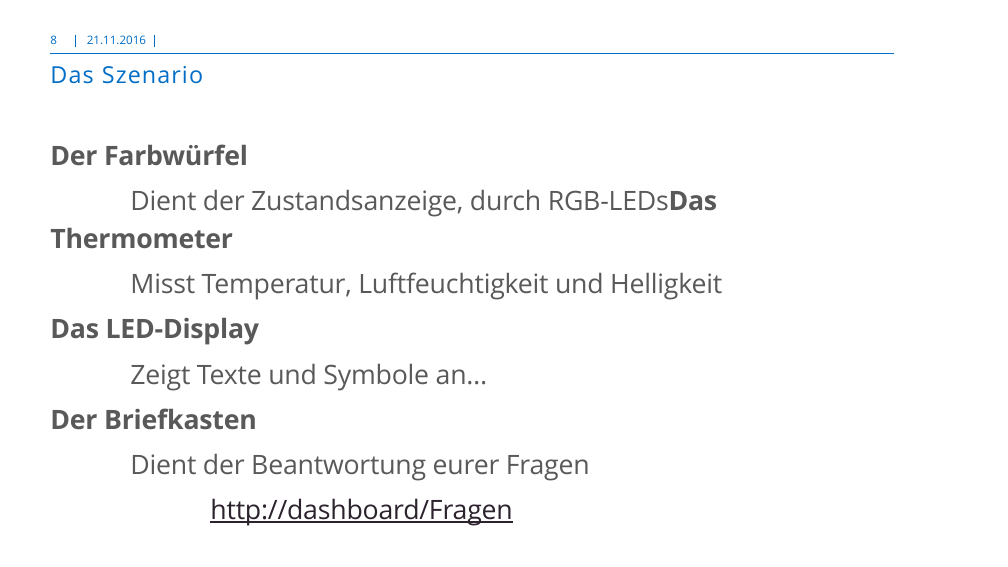
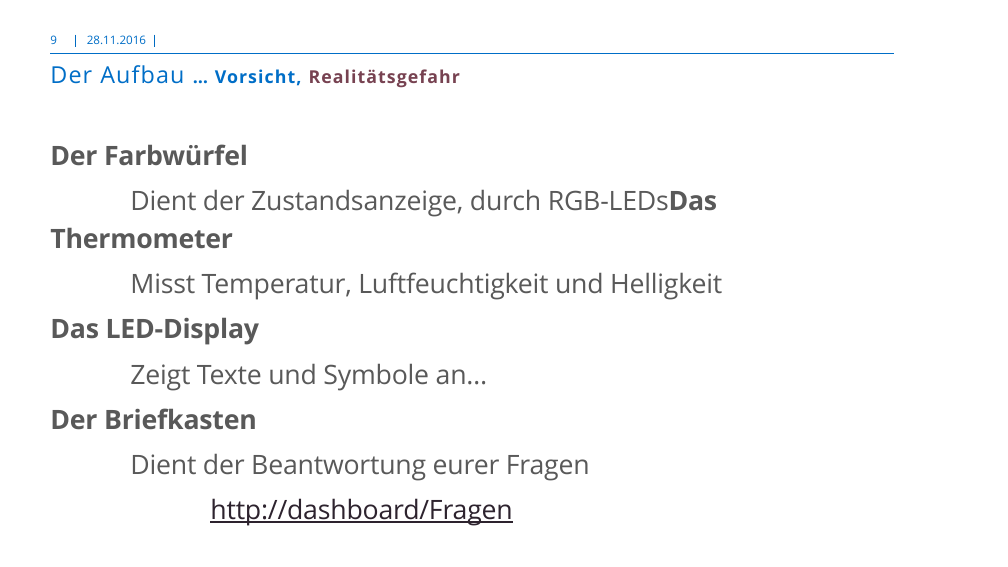
Before and after one commit to donnerruebe/IoTplay, a slide deck: slide 9 of doc/adesso_Template_summIT.pptx (slide 8 before the commit). Drawn at 1008x567 pixels with LibreOffice and Linux fonts; fonts in the diff are those of the drawing; background and template pictures are left out. Boxes give left, top, right and bottom in pixels: in the first picture for what was removed or moved away, otherwise in the second. Text is boxed around its words. In the diff, an @@ line names an element or a change of style, - is before the commit and + after.

```diff
--- a/doc/adesso_Template_summIT.pptx
+++ b/doc/adesso_Template_summIT.pptx
@@ page number at (x1=50, y1=35, x2=57, y2=44): text changed @@
-8
+9
@@ text at (x1=87, y1=35, x2=146, y2=44): text changed @@
-21.11.2016
+28.11.2016
@@ title at (x1=50, y1=65, x2=460, y2=88): text changed; size 21 to 16 pt; bold on @@
-Das Szenario
+Der Aufbau … Vorsicht, Realitätsgefahr
```
Also in this commit, not shown: 10 other slides changed, 1 slide added.
